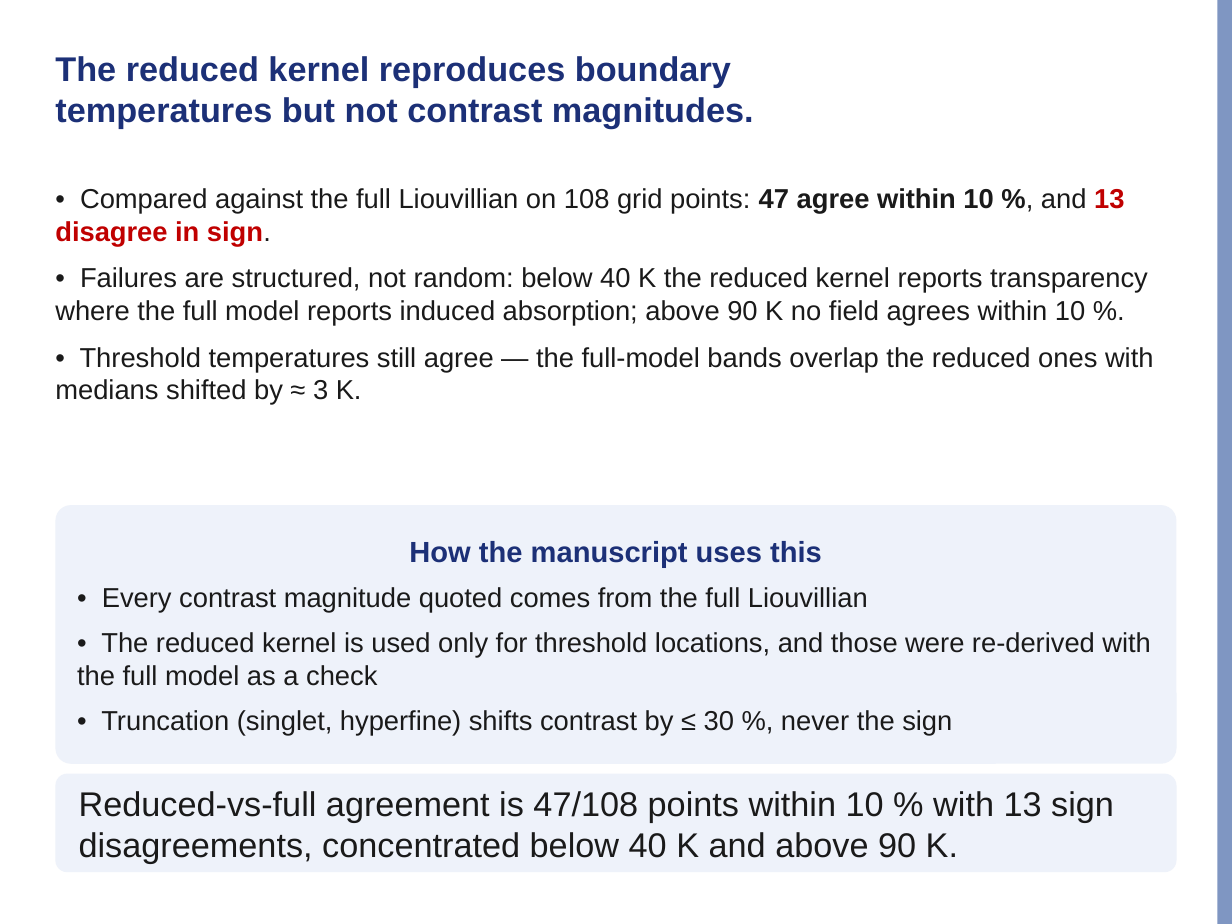
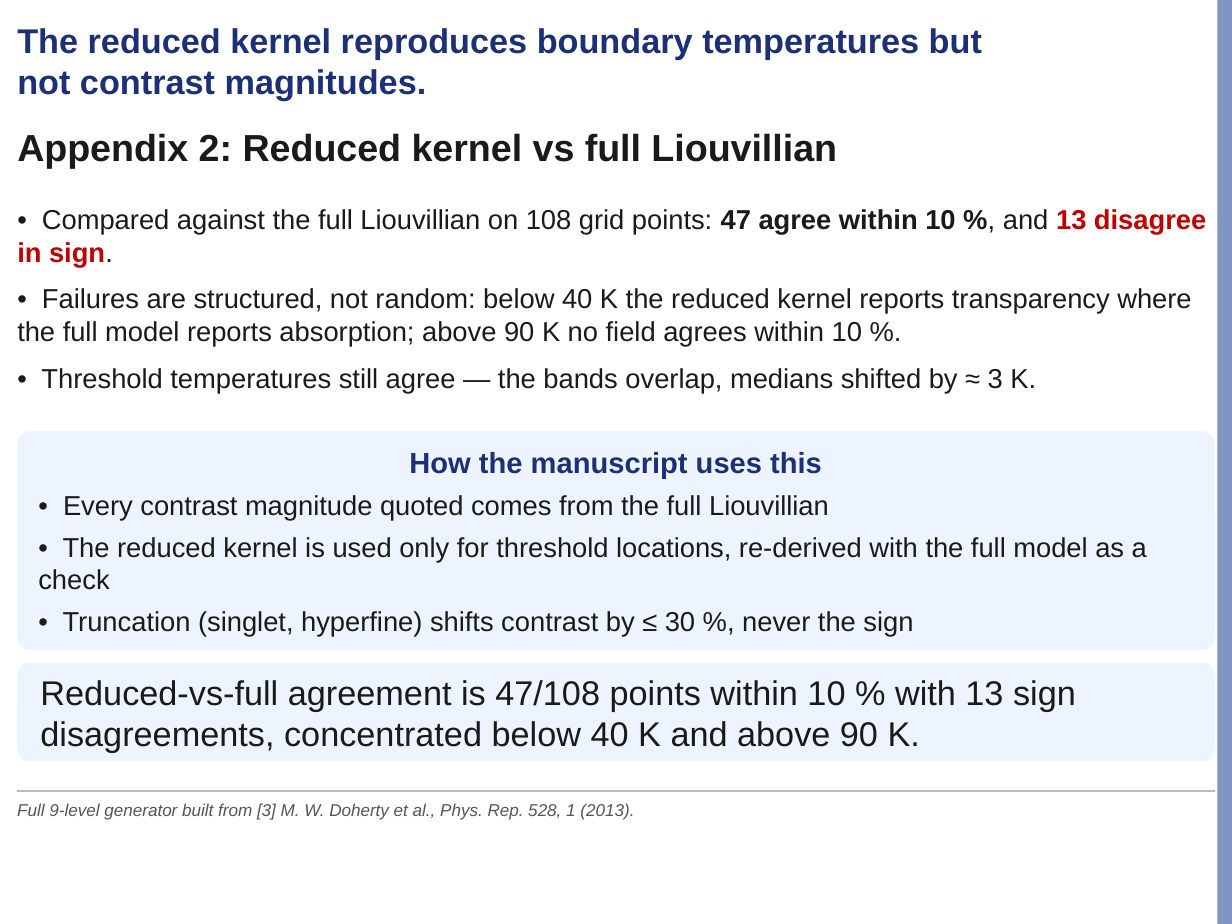
Before and after one commit to Risei412/NV-EIT-space, a slide deck: slide 23 of presentations/lab_seminar/nv_eit_seminar.pptx. Drawn at 1232x924 pixels with LibreOffice and Linux fonts; fonts in the diff are those of the drawing; background and template pictures are left out. Boxes give left, top, right and bottom in pixels: in the first picture for what was removed or moved away, otherwise in the second. Text is boxed around its words. In the diff, an @@ line names an element or a change of style, - is before the commit and + after.

```diff
--- a/presentations/lab_seminar/nv_eit_seminar.pptx
+++ b/presentations/lab_seminar/nv_eit_seminar.pptx
@@ text "The reduced kernel reproduces boundary ..." rewrapped from bbox=[55, 56, 754, 129] to bbox=[17, 28, 982, 101] @@
@@ text added at bbox=[17, 133, 837, 169], 22 pt, text #1A1A1A, bold @@
+Appendix 2: Reduced kernel vs full Liouvillian
@@ text "• Compared against the full ...": place and size @@
-text "• Compared against the full ..." at bbox=[55, 188, 1154, 405]
+text "• Compared against the full ..." at bbox=[17, 209, 1206, 393]
@@ text at bbox=[17, 288, 1191, 393]: text changed @@
-• Failures are structured, not random: below 40 K the reduced kernel reports transparency where the full model reports induced absorption; above 90 K no field agrees within 10 %.
-• Threshold temperatures still agree — the full-model bands overlap the reduced ones with medians shifted by ≈ 3 K.
+• Failures are structured, not random: below 40 K the reduced kernel reports transparency where the full model reports absorption; above 90 K no field agrees within 10 %.
+• Threshold temperatures still agree — the bands overlap, medians shifted by ≈ 3 K.
@@ rounded rectangle "How the manuscript uses this" at bbox=[17, 431, 1215, 650]: fill #EEF2FA to #EEF4FF @@
@@ rounded rectangle "How the manuscript uses this": place and size @@
-rounded rectangle "How the manuscript uses this" at bbox=[55, 505, 1177, 764]
+rounded rectangle "How the manuscript uses this" at bbox=[17, 431, 1215, 650]
@@ text in rounded rectangle at bbox=[63, 495, 913, 637]: less space between paragraphs @@
@@ text in rounded rectangle at bbox=[38, 537, 1147, 590]: text changed @@
-• The reduced kernel is used only for threshold locations, and those were re-derived with the full model as a check
+• The reduced kernel is used only for threshold locations, re-derived with the full model as a check
@@ rounded rectangle "Reduced-vs-full agreement is 47/108 points ...": place and size @@
-rounded rectangle "Reduced-vs-full agreement is 47/108 points ..." at bbox=[55, 774, 1177, 872]
+rounded rectangle "Reduced-vs-full agreement is 47/108 points ..." at bbox=[17, 663, 1215, 761]
@@ rounded rectangle "Reduced-vs-full agreement is 47/108 points ..." at bbox=[17, 663, 1215, 761]: fill #EEF2FA to #EEF4FF @@
@@ line added from (17, 791) to (1215, 791), #BBBBBB 0.75 pt @@
@@ text added at bbox=[17, 803, 634, 820], 10 pt, text #555555, italic @@
+Full 9-level generator built from [3] M. W. Doherty et al., Phys. Rep. 528, 1 (2013).
```
Also in this commit, not shown: 20 other slides changed, 1 slide added, 1 slide removed, 13 other files.
